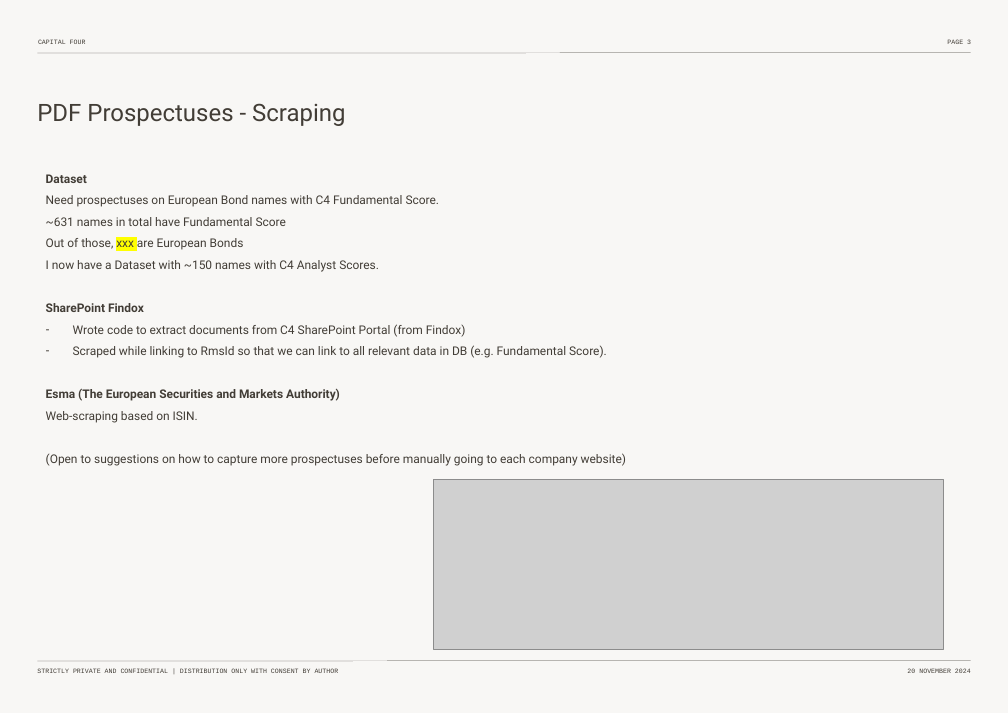
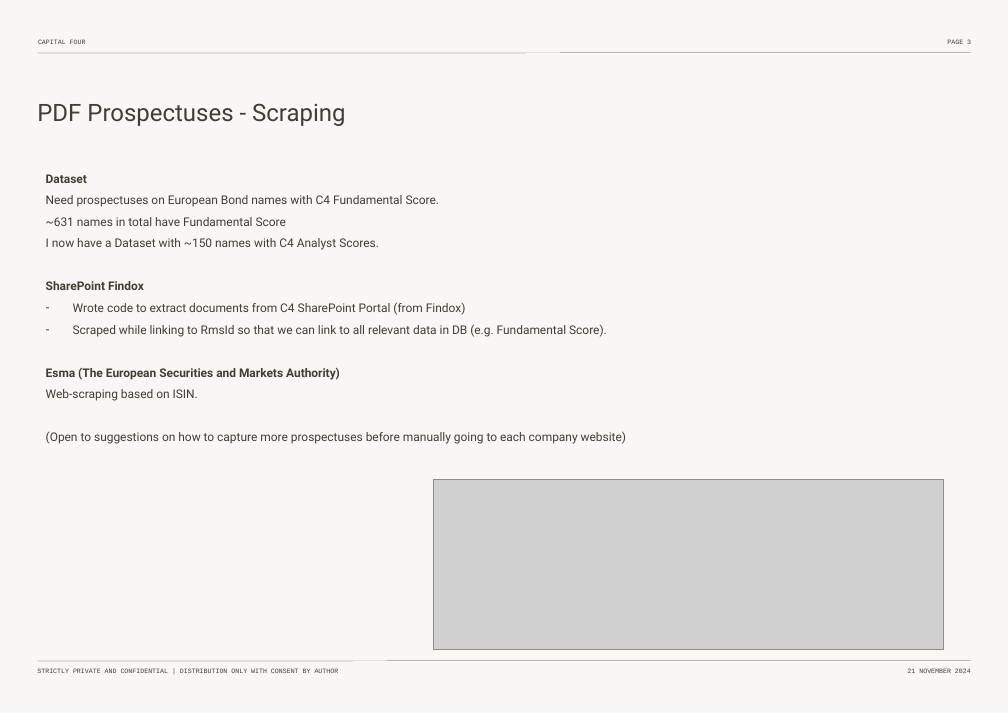
Before and after one commit to pierrehogenhaug/mester, a slide deck: slide 4 of _non_code_env_related/non_code_material/meeting_material/Thesis-Intro-Nov-2024.pptx. Drawn at 1008x713 pixels with LibreOffice and Linux fonts; fonts in the diff are those of the drawing; grey boxes stand for pictures. Boxes give left, top, right and bottom in pixels: in the first picture for what was removed or moved away, otherwise in the second. Text is boxed around its words. In the diff, an @@ line names an element or a change of style, - is before the commit and + after.

```diff
--- a/_non_code_env_related/non_code_material/meeting_material/Thesis-Intro-Nov-2024.pptx
+++ b/_non_code_env_related/non_code_material/meeting_material/Thesis-Intro-Nov-2024.pptx
@@ text at (46, 236, 244, 250): paragraph removed @@
-Out of those, xxx are European Bonds
```
Also in this commit, not shown: 9 other slides changed, 1 slide removed.
